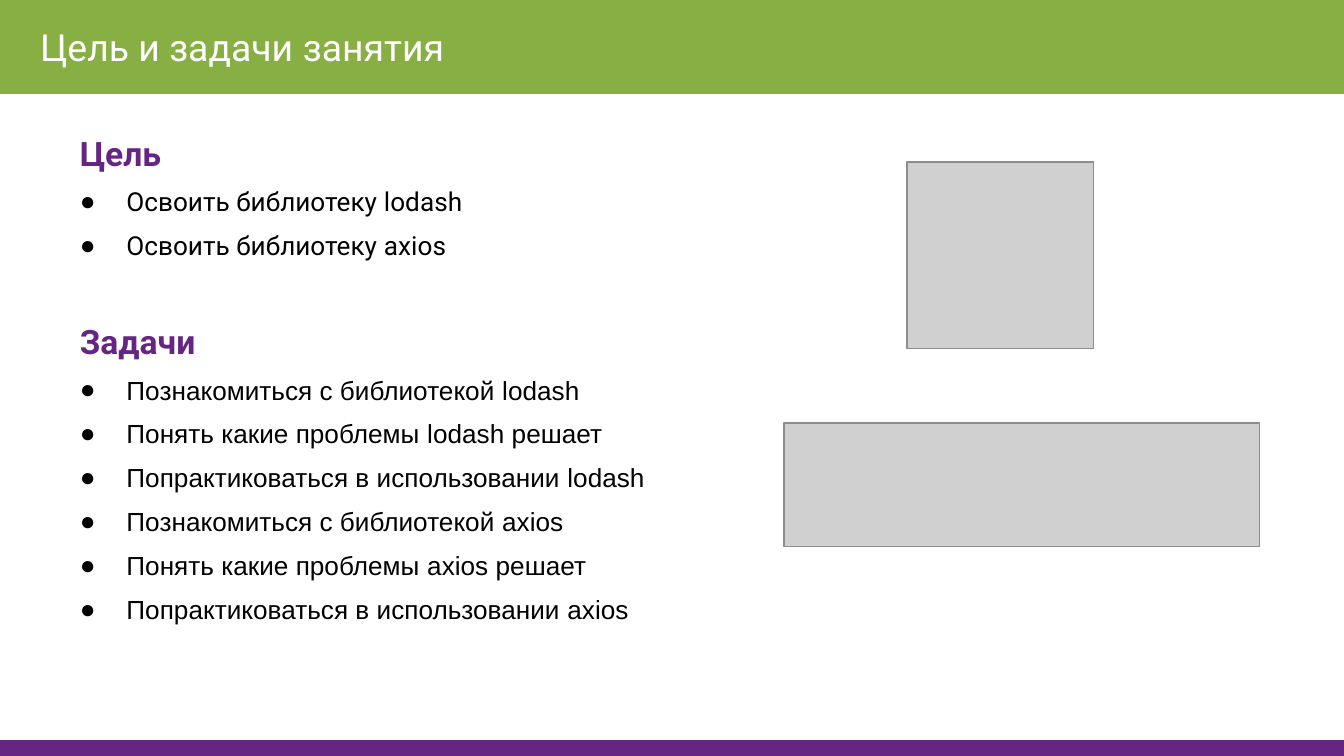
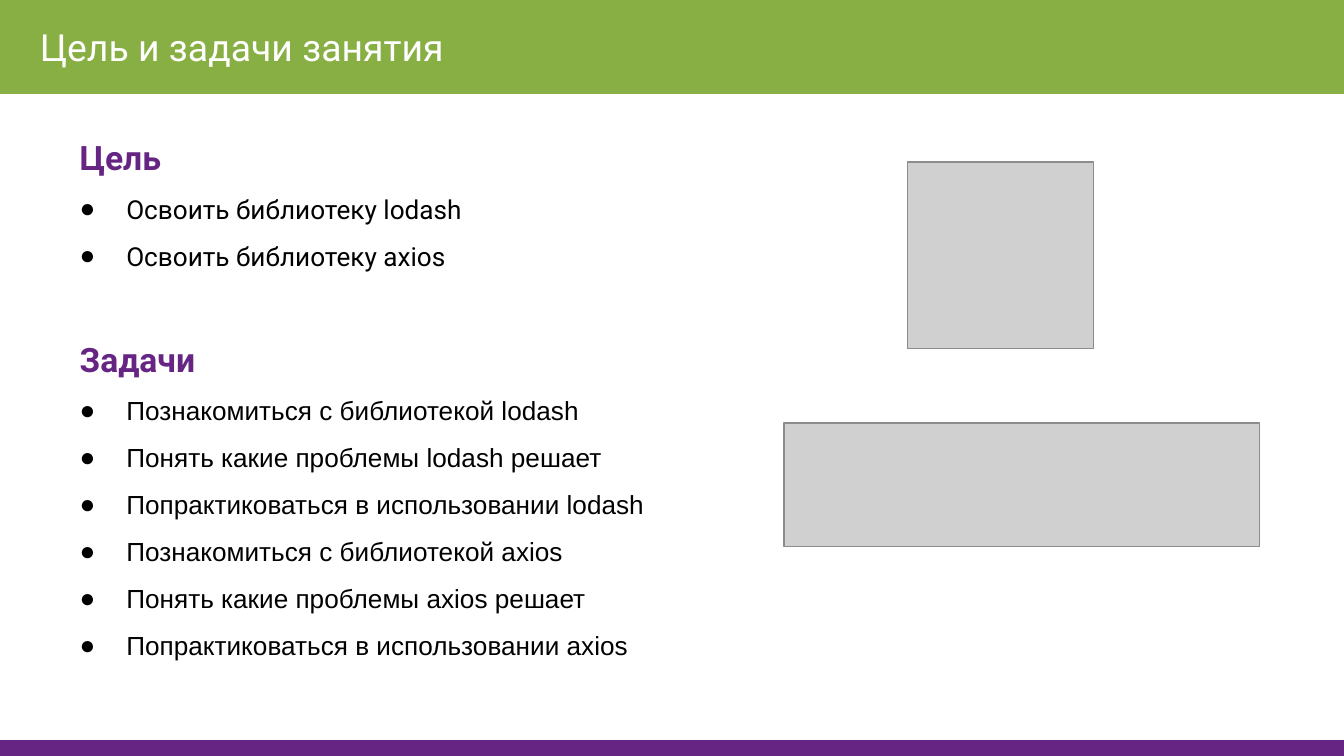
Before and after one commit to AVVlasov/javascript-junior, a slide deck: slide 2 of 2019/IV. Утилитарные библиотеки/2.1 Lodash/Lodash.pptx. Drawn at 1344x756 pixels with LibreOffice and Linux fonts; fonts in the diff are those of the drawing; grey boxes stand for pictures. Boxes give left, top, right and bottom in pixels: in the first picture for what was removed or moved away, otherwise in the second. Text is boxed around its words. In the diff, an @@ line names an element or a change of style, - is before the commit and + after.

Commit message:
добавлен конспект и Axios

```diff
--- a/2019/IV. Утилитарные библиотеки/2.1 Lodash/Lodash.pptx
+++ b/2019/IV. Утилитарные библиотеки/2.1 Lodash/Lodash.pptx
@@ text "Цель" at [80, 146, 644, 661]: line spacing 1.4 to 1.5 @@
```
Also in this commit, not shown: 2 other slides changed, 8 slides added, 1 other file.
